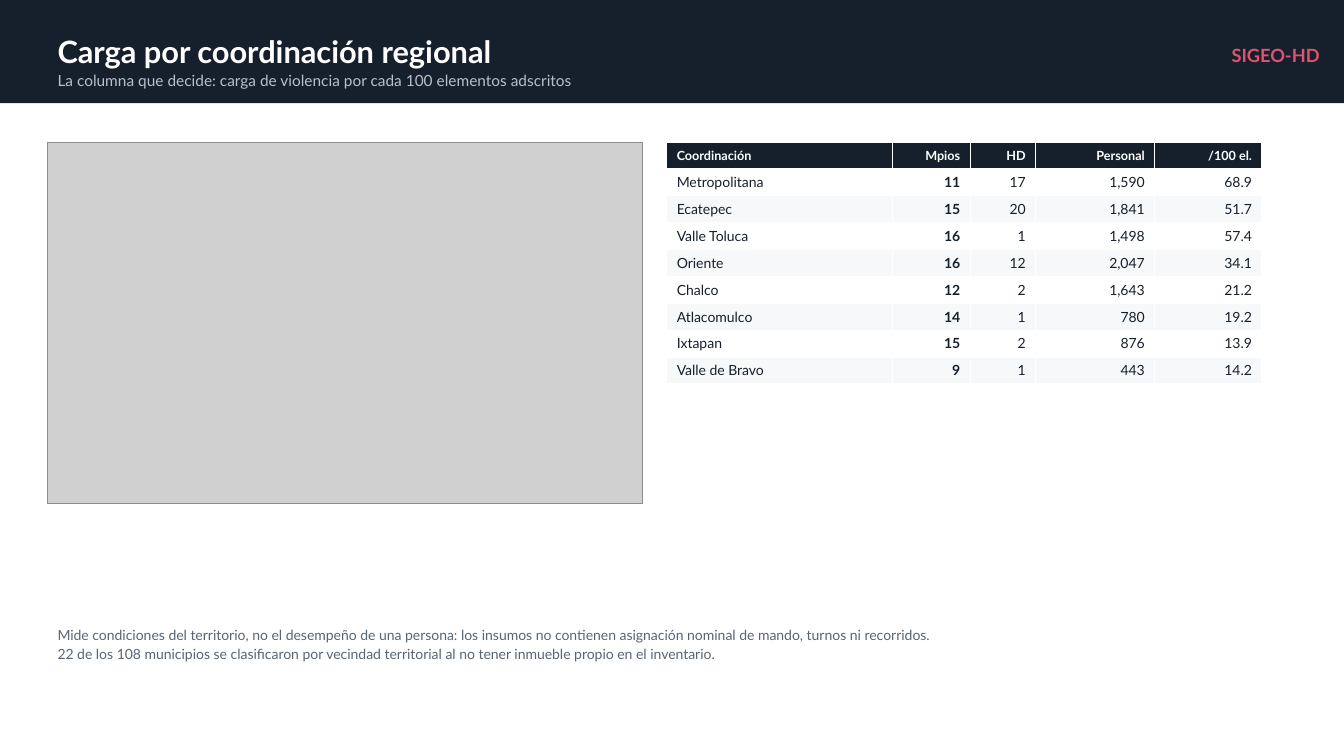
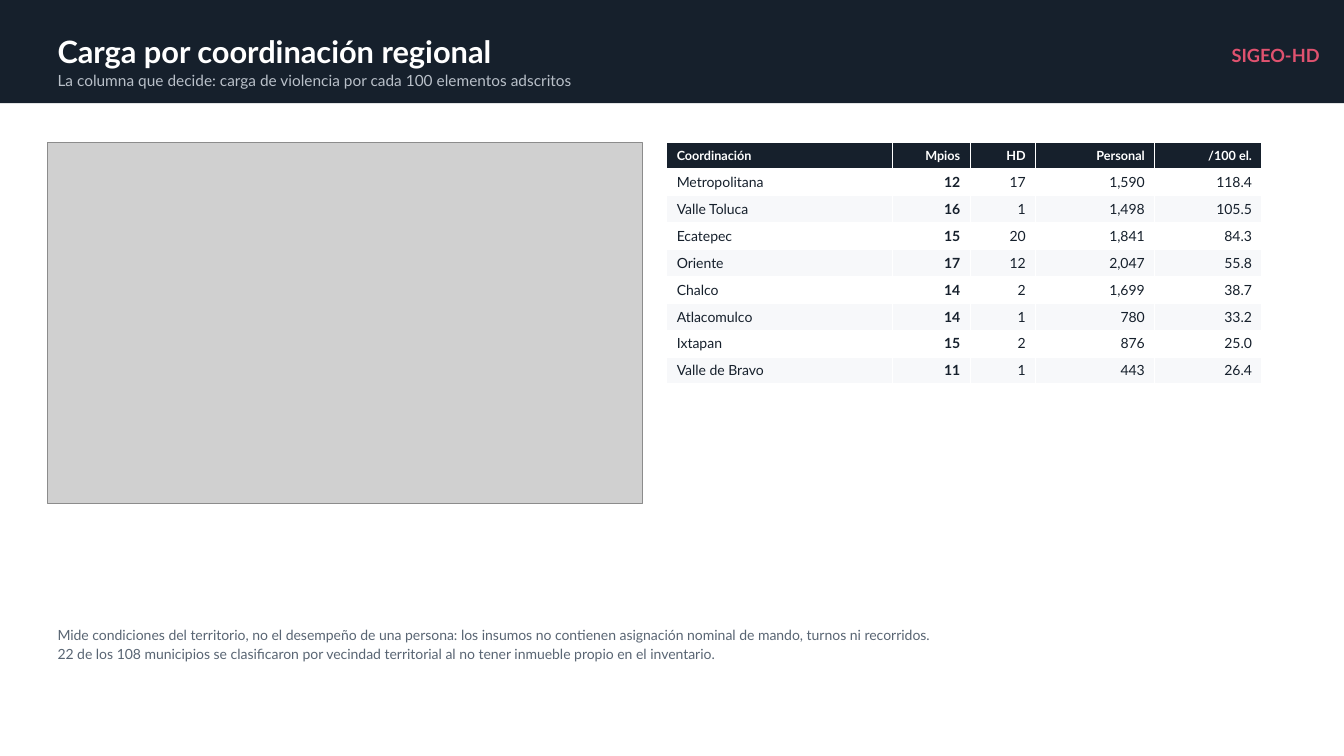
Before and after one commit to sthef0117-ui/sigeo-hd-dgspyt, a slide deck: slide 3 of presentacion/SIGEO-HD_Reunion_Mandos.pptx. Drawn at 1344x756 pixels with LibreOffice and Linux fonts; fonts in the diff are those of the drawing; grey boxes stand for pictures. Boxes give left, top, right and bottom in pixels: in the first picture for what was removed or moved away, otherwise in the second. Text is boxed around its words. In the diff, an @@ line names an element or a change of style, - is before the commit and + after.

```diff
--- a/presentacion/SIGEO-HD_Reunion_Mandos.pptx
+++ b/presentacion/SIGEO-HD_Reunion_Mandos.pptx
@@ table at [666, 143, 1261, 379] @@
-row 2, column 2: 11
+row 2, column 2: 12
-row 2, column 5: 68.9
+row 2, column 5: 118.4
-row 3: Ecatepec | 15 | 20 | 1,841 | 51.7
+row 3: Valle Toluca | 16 | 1 | 1,498 | 105.5
-row 4: Valle Toluca | 16 | 1 | 1,498 | 57.4
+row 4: Ecatepec | 15 | 20 | 1,841 | 84.3
-row 5, column 2: 16
+row 5, column 2: 17
-row 5, column 5: 34.1
+row 5, column 5: 55.8
-row 6: Chalco | 12 | 2 | 1,643 | 21.2
+row 6: Chalco | 14 | 2 | 1,699 | 38.7
-row 7, column 5: 19.2
+row 7, column 5: 33.2
-row 8, column 5: 13.9
+row 8, column 5: 25.0
-row 9, column 2: 9
+row 9, column 2: 11
-row 9, column 5: 14.2
+row 9, column 5: 26.4
```
Also in this commit, not shown: 5 other slides changed, 21 other files.
